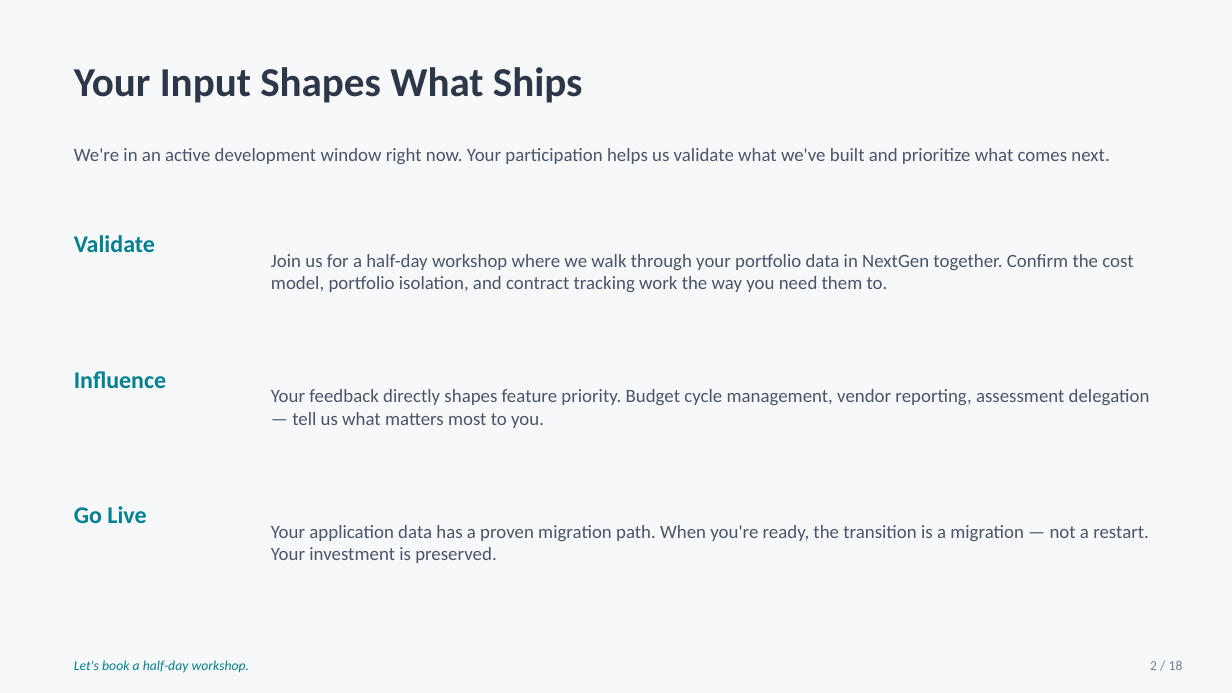
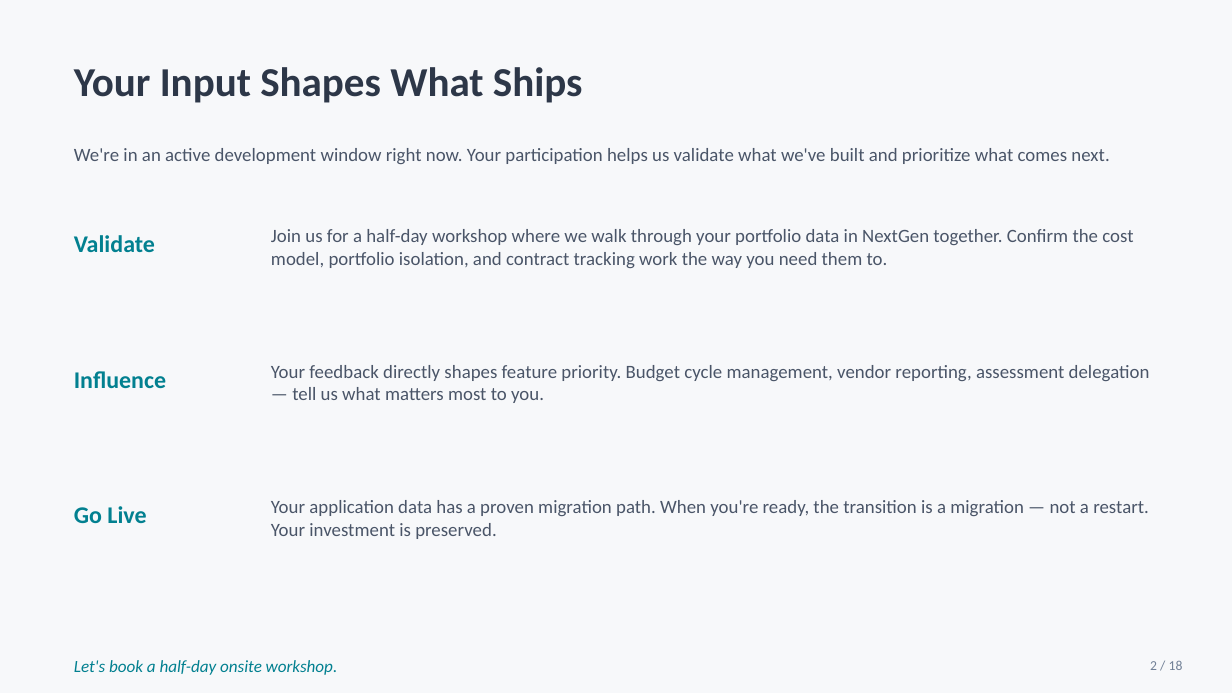
Before and after one commit to sholtby/getinsync-architecture, a slide deck: slide 2 of marketing/GetInSync_NextGen_Garland_Light.pptx. Drawn at 1232x693 pixels with LibreOffice and Linux fonts; fonts in the diff are those of the drawing. Boxes give left, top, right and bottom in pixels: in the first picture for what was removed or moved away, otherwise in the second. Text is boxed around its words. In the diff, an @@ line names an element or a change of style, - is before the commit and + after.

```diff
--- a/marketing/GetInSync_NextGen_Garland_Light.pptx
+++ b/marketing/GetInSync_NextGen_Garland_Light.pptx
@@ 3 texts: place and size @@
-3 texts at (271, 254, 1150, 563)
+3 texts at (271, 229, 1150, 539)
@@ text at (74, 660, 338, 675): text changed; size 8 to 10 pt @@
-Let's book a half-day workshop.
+Let's book a half-day onsite workshop.
```
Also in this commit, not shown: 15 other slides changed, 2 other files.
